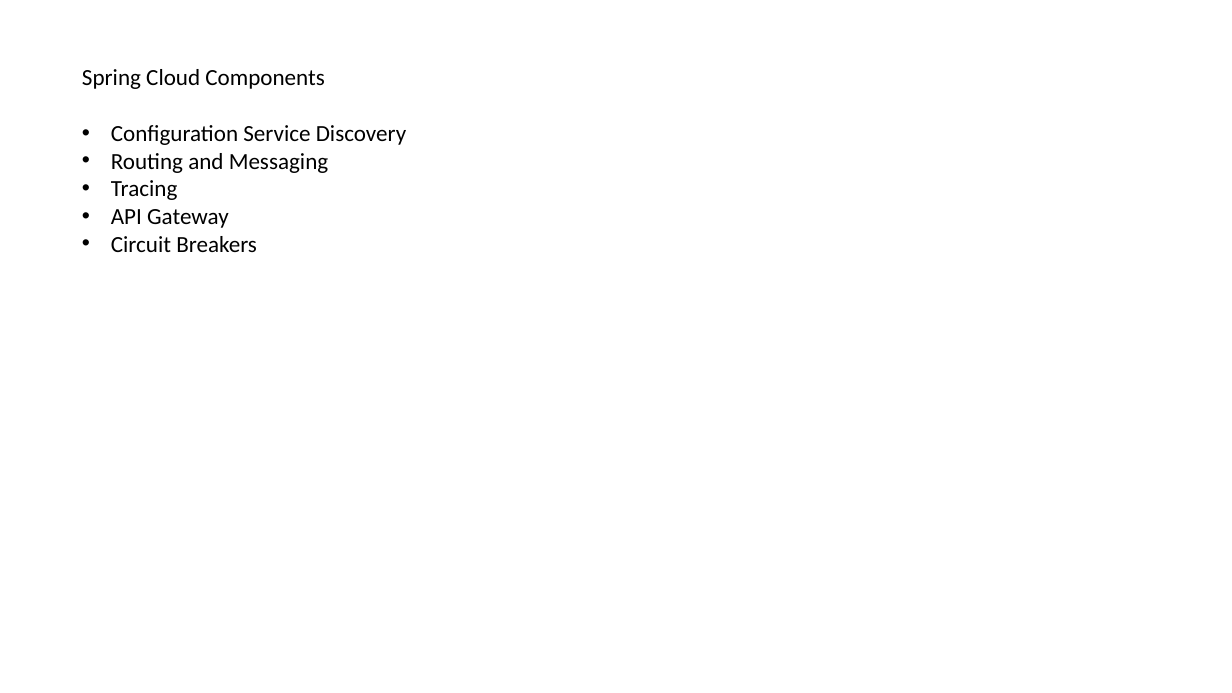
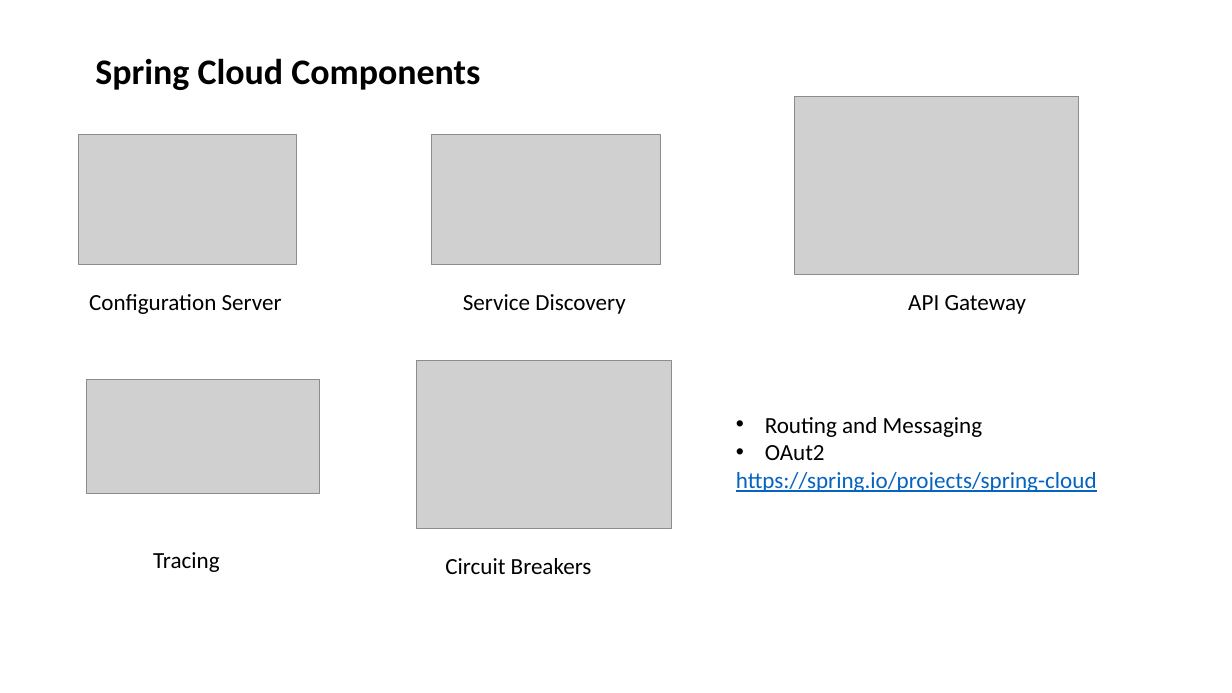
Before and after one commit to kundankumarjha/springclouddemo, a slide deck: slide 5 of SpringCloud.pptx (slide 4 before the commit). Drawn at 1232x693 pixels with LibreOffice and Linux fonts; fonts in the diff are those of the drawing; grey boxes stand for pictures. Boxes give left, top, right and bottom in pixels: in the first picture for what was removed or moved away, otherwise in the second. Text is boxed around its words. In the diff, an @@ line names an element or a change of style, - is before the commit and + after.

Commit message:
Updated PPT

```diff
--- a/SpringCloud.pptx
+++ b/SpringCloud.pptx
@@ text added at [95,58,480,90], 28 pt, text #000000, bold @@
+Spring Cloud Components
@@ text at [82,69,406,145]: paragraphs removed @@
-Spring Cloud Components
-• Configuration Service Discovery
@@ picture added at [795,97,1079,274] @@
@@ picture added at [79,134,297,264] @@
@@ picture added at [431,134,660,264] @@
@@ text added at [89,294,282,314], 18 pt, text #000000 @@
+Configuration Server
@@ text added at [463,294,625,314], 18 pt, text #000000 @@
+Service Discovery
@@ text added at [908,295,1027,314], 18 pt, text #000000 @@
+API Gateway
@@ picture added at [86,380,320,494] @@
@@ picture added at [417,360,672,529] @@
@@ text "Routing and Messaging": place and size @@
-text "Routing and Messaging" at [82,69,406,252]
+text "Routing and Messaging" at [736,417,1097,492]
@@ text at [736,445,1097,492]: text changed; text colour #000000 to #0563C1 @@
-• Tracing
-• API Gateway
-• Circuit Breakers
+• OAut2
+https://spring.io/projects/spring-cloud
@@ text added at [153,552,219,572], 18 pt, text #000000 @@
+Tracing
@@ text added at [445,558,592,574], 18 pt, text #000000 @@
+Circuit Breakers
```
Also in this commit, not shown: 8 other slides changed, 3 slides added, 1 slide removed.
